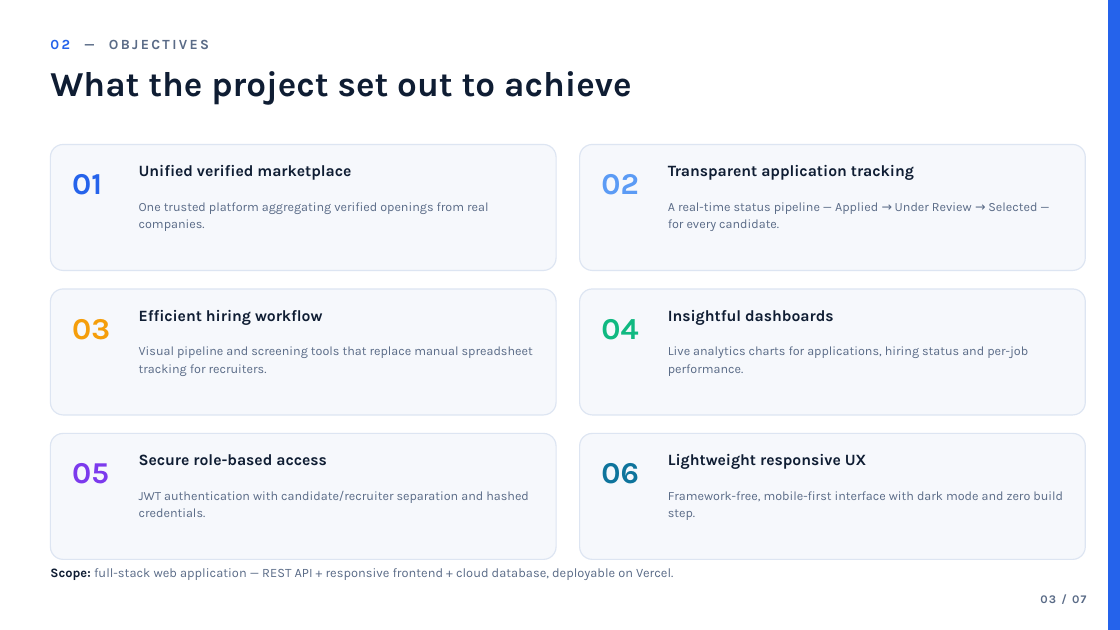
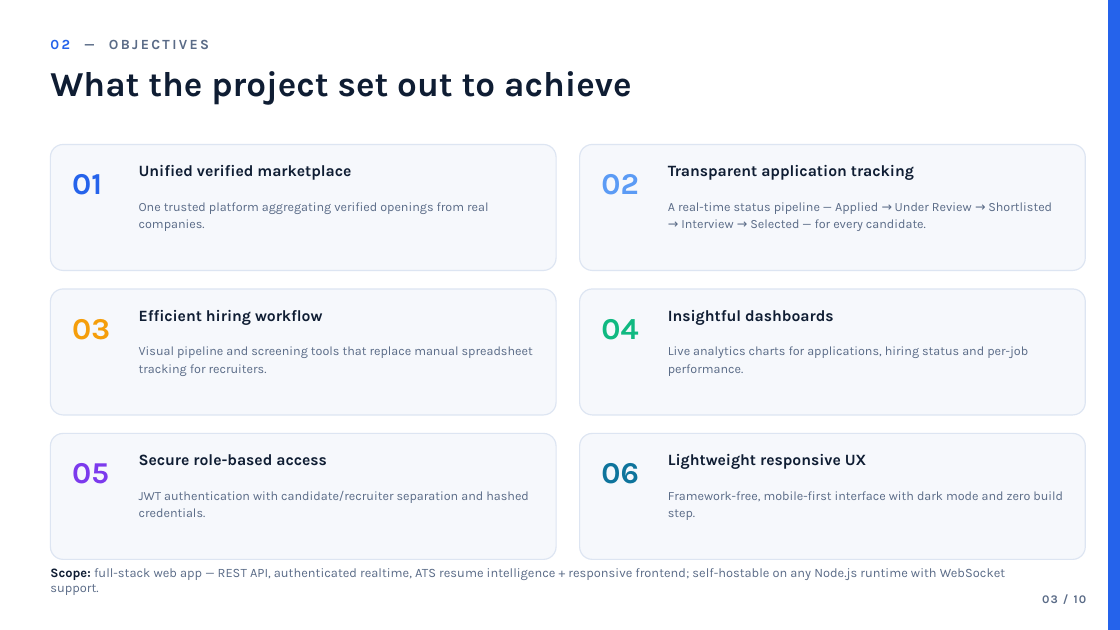
Before and after one commit to Ishuu278/JOB-KART, a slide deck: slide 3 of JOB-KART-Presentation-v2.pptx. Drawn at 1120x630 pixels with LibreOffice and Linux fonts; fonts in the diff are those of the drawing. Boxes give left, top, right and bottom in pixels: in the first picture for what was removed or moved away, otherwise in the second. Text is boxed around its words. In the diff, an @@ line names an element or a change of style, - is before the commit and + after.

```diff
--- a/JOB-KART-Presentation-v2.pptx
+++ b/JOB-KART-Presentation-v2.pptx
@@ text at (x1=668, y1=202, x2=1052, y2=231): text changed @@
-A real-time status pipeline — Applied → Under Review → Selected — for every candidate.
+A real-time status pipeline — Applied → Under Review → Shortlisted → Interview → Selected — for every candidate.
@@ text at (x1=50, y1=568, x2=1005, y2=595): text changed @@
-Scope: full-stack web application — REST API + responsive frontend + cloud database, deployable on Vercel.
+Scope: full-stack web app — REST API, authenticated realtime, ATS resume intelligence + responsive frontend; self-hostable on any Node.js runtime with WebSocket support.
@@ text at (x1=1042, y1=595, x2=1087, y2=603): text changed @@
-03 / 07
+03 / 10
```
Also in this commit, not shown: 5 other slides changed, 4 slides added, 1 slide removed, 51 other files.
